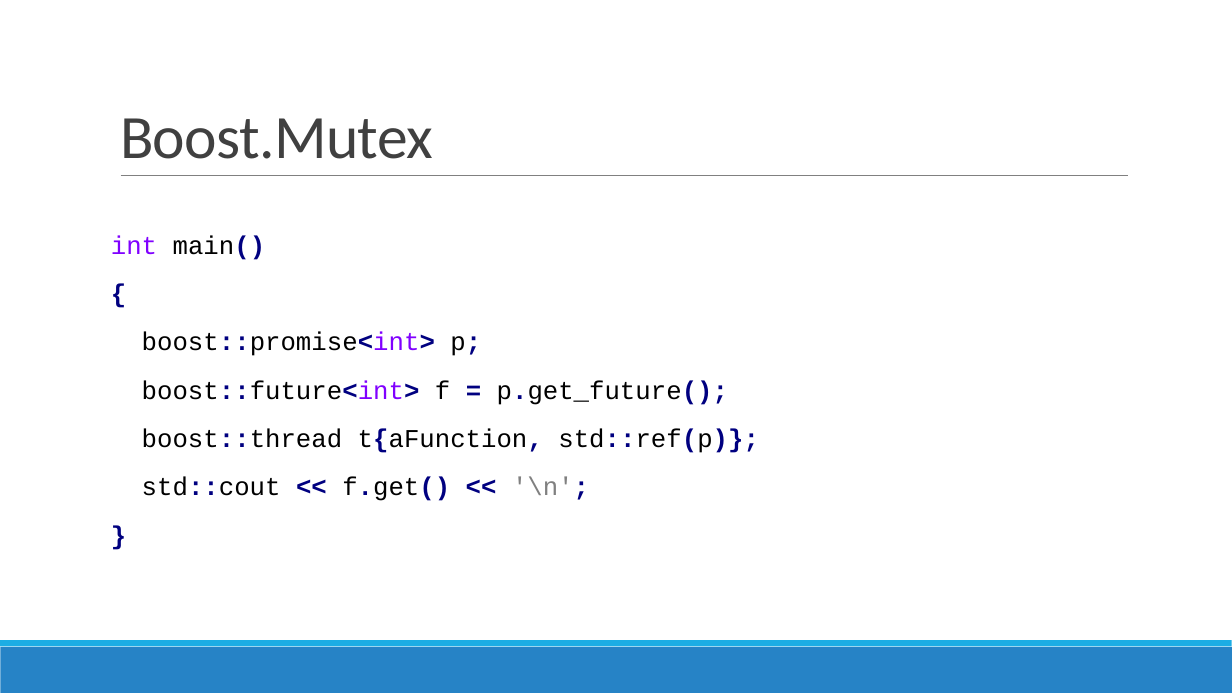
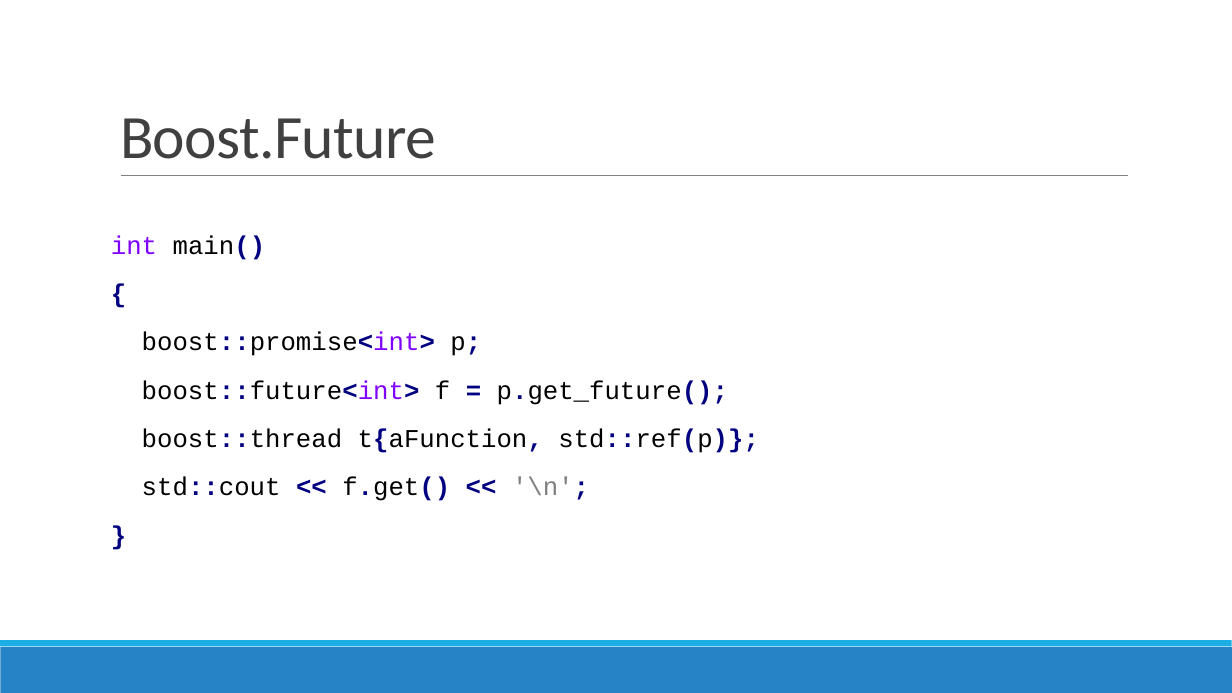
Before and after one commit to Goriar/ws16-17_santa, a slide deck: slide 13 of präsi.pptx. Drawn at 1232x693 pixels with LibreOffice and Linux fonts; fonts in the diff are those of the drawing; background and template pictures are left out. Boxes give left, top, right and bottom in pixels: in the first picture for what was removed or moved away, otherwise in the second. Text is boxed around its words. In the diff, an @@ line names an element or a change of style, - is before the commit and + after.

```diff
--- a/präsi.pptx
+++ b/präsi.pptx
@@ title at (x1=120, y1=118, x2=436, y2=159): text changed @@
-Boost.Mutex
+Boost.Future
```
Also in this commit, not shown: 7 other slides changed.
